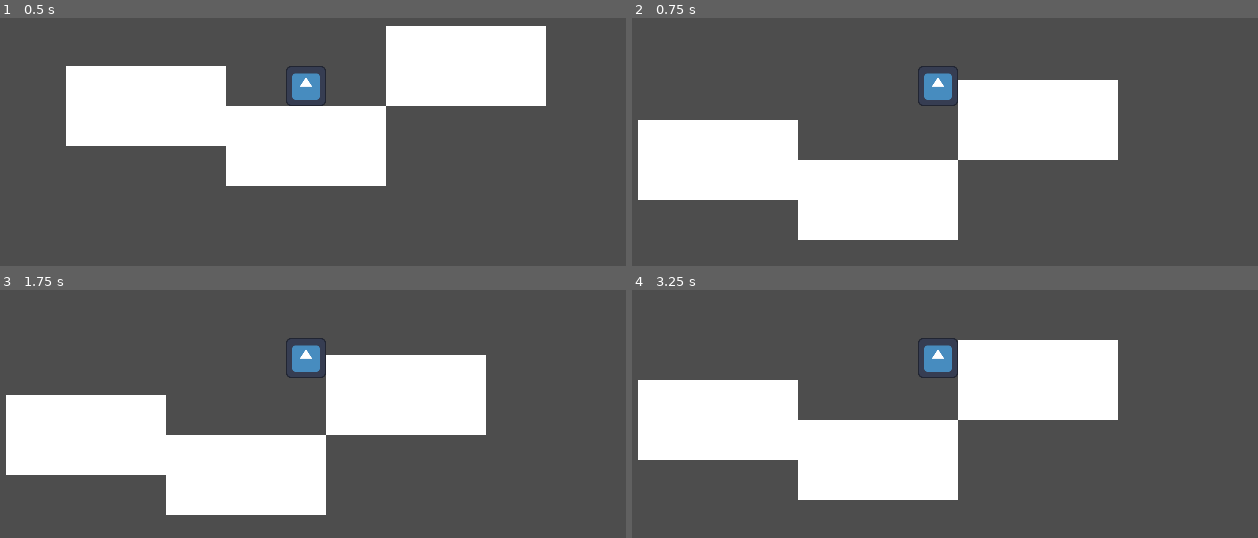
Above: before the commit, frames 1-4 (two rows, left to right).
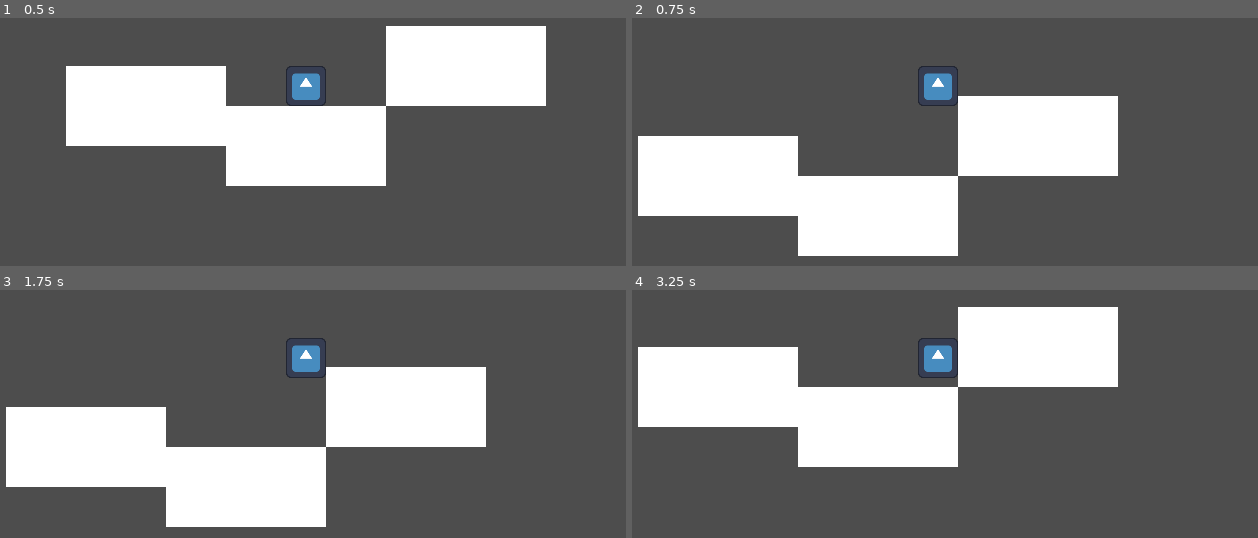
Above: after the commit, the same moments.

Repository: FoxParadeAFK/Lappland-Legato
Game: Godot game, scene res://scenes/tests/test_player_scene.tscn
Two runs of this game, one before a commit and one after it. Both use one fixed random seed, a clock stepped at 60 frames per second and the inputs below. The engine's default icon, where the game draws it, is replaced by a stand-in: a white triangle on a blue panel in a dark square.
Inputs:
- Up to frame 1 (0.5 s): no input
- Up to frame 2 (0.75 s): tap Enter (ui_accept) at 0.5 s; hold Right (ui_right) from 0.53 s (still down)
- Up to frame 3 (1.75 s): keep holding Right (ui_right); tap Enter (ui_accept) at 0.77, 1.52 s
- Up to frame 4 (3.25 s): release Right (ui_right) at 2.03 s; hold Left (ui_left) 2.03-2.78 s; tap Enter (ui_accept) at 2.75, 3.02 s; hold Right (ui_right) from 2.78 s (still down)

Frame 1 is identical in both runs. In frame 2, 9.9% of the frame differs, in the area x 0-78%, y 25-96%; in frame 3, 7.4%; in frame 4, 20%, in the area x 0-78%, y 6-85%.

Commit message:
Jump hovering time

Diff:
--- a/lappland-legato/scripts/player/in_air_state.gd
+++ b/lappland-legato/scripts/player/in_air_state.gd
@@ -3,11 +3,13 @@
 func enter() -> void: pass
 
 func physics_update(_delta: float) -> void:
-	var gravity: int = player.GRAVITY
+	var gravity: float = player.GRAVITY
 	if sign(player.velocity.y) == -1 and player.vertical_input_released:
 		player.velocity.y *= 0.6
 		player.vertical_input_released = false
 		player.vertical_input_released_buffer_timer.stop()
+	if sign(player.velocity.y) == -1 and player.velocity.y >= -45:
+		gravity *= 0.35
 
 	player.velocity.x = player.horizontal_input * player.HORIZONTAL_VELOCITY
 	player.velocity.y += gravity * _delta
